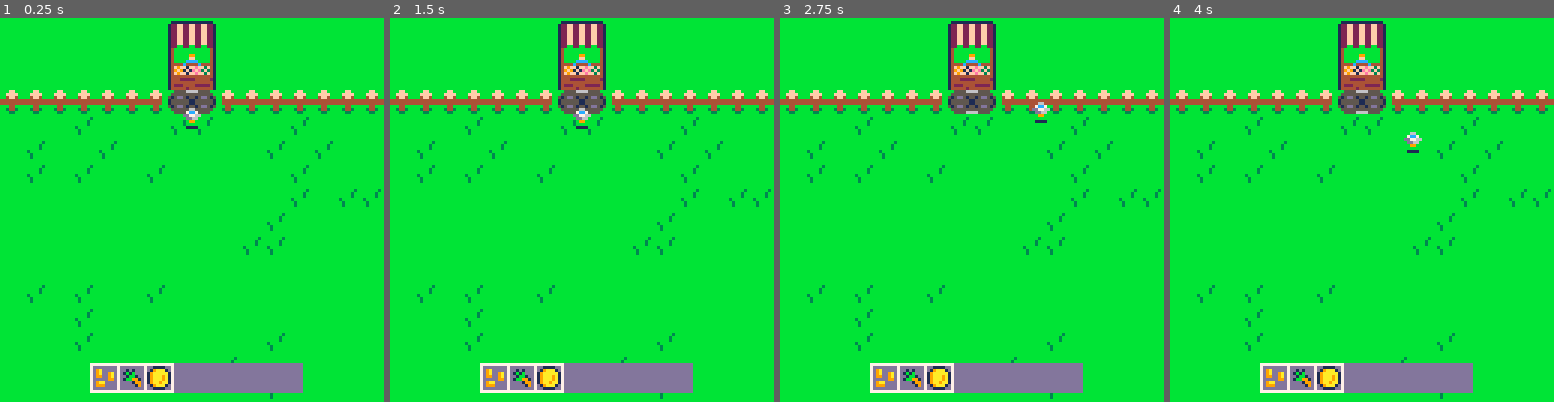
Above: before the commit, frames 1-4 (left to right).
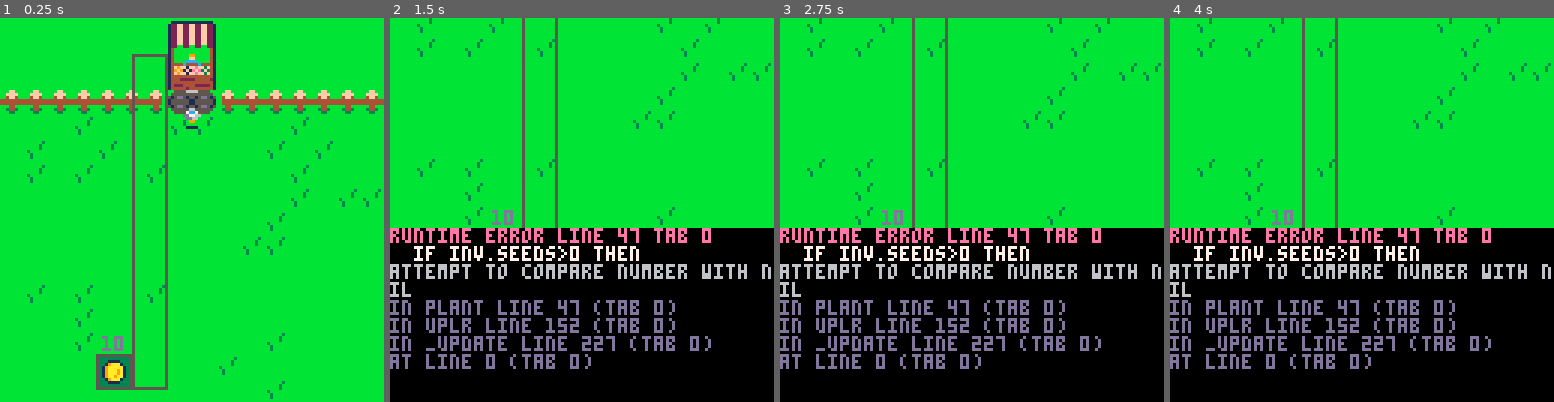
Above: after the commit, the same moments.

Repository: ritasker/SunDropHill
Game: PICO-8 cartridge sundrop_hill.p8
Two runs of this game, one before a commit and one after it. Both use one fixed random seed, a clock stepped at 60 frames per second and the inputs below.
Inputs:
- Up to frame 1 (0.25 s): no input
- Up to frame 2 (1.5 s): tap X (X key) at 0.33, 1.07 s; tap O (Z key) at 0.7 s
- Up to frame 3 (2.75 s): hold Right 1.6-2.1 s; tap O (Z key) at 1.7, 2.1, 2.5 s; tap X (X key) at 1.85 s; hold Up 2.15-2.42 s; hold Right from 2.47 s (still down)
- Up to frame 4 (4 s): tap O (Z key) at 2.9, 3.3, 3.7 s; tap X (X key) at 2.97 s; release Right at 3.03 s; hold Left 3.08-3.58 s; hold Down 3.63-3.97 s

The runs differ from the first frame. In frame 1, 6.0% of the frame differs, in the area x 23-79%, y 9-98%; in frame 2, 53%; in frame 3, 53%; in frame 4, 53%, in the area x 0-100%, y 0-100%.
Error after the commit: runtime error line 47 tab 0; if inv.seeds>0 then; attempt to compare number with nil

Commit message:
Redesign of Hotbar

Diff:
--- a/entities/inventory.lua
+++ b/entities/inventory.lua
@@ -1,9 +1,12 @@
 function iinv()
-  inv={
-    carrots=0,
-    seeds=0,
-    gold=5
-  }
+  inv={}
+
+  add(inv,{
+    name="Gold",
+    qty=10,
+    sp=18
+  })
+
 end
 
 function uinv()
@@ -14,11 +17,18 @@
 end
 
 function rnd_hotbar()
-    rectfill(30,115,100,124,13)
-    spr(16, 31, 116)
-    rect(30,115,39,124,7)
-    spr(17, 40, 116)
-    rect(39,115,48,124,7)
-    spr(18, 49, 116)
-    rect(48,115,57,124,7)
+    rectfill(32,112,43,123,19)
+    rect(32,112,43,123,5)
+    rect(44,12,55,123,5)
+
+    spr(18,34,114)
+    print(10,34,106,13)
+   -- rect(33,113,42,122,10)
+
+
+    -- for i=1,#inv do
+    --   if inv[i].ihb then
+    --     spr(inv[i].sp,23+(i*8),116)
+    --   end
+    -- end
 end
